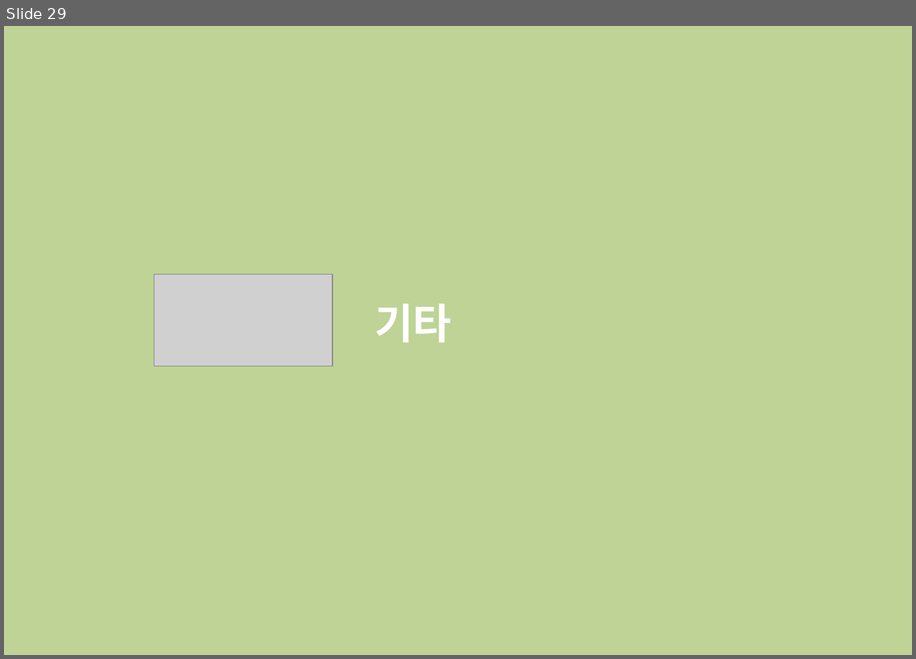
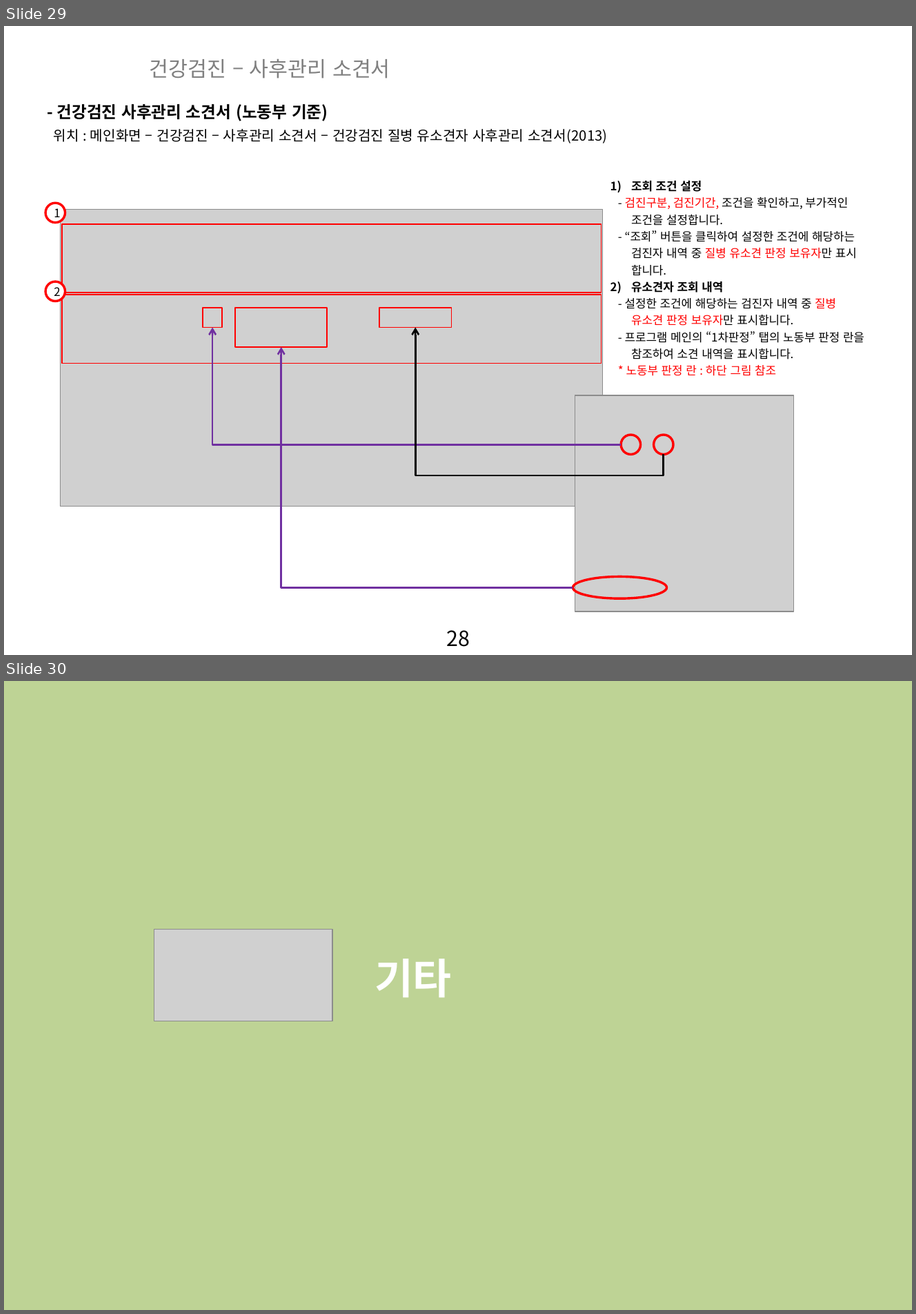
Before and after one commit to zooxop/ailiss_manual, a slide deck: manual/앨리스_매뉴얼_작업중.pptx. Shown one above the other, each under a label of ours: slide 29 before the commit, slides 29 and 30 after it. The pictures are 916x659 and 916x1314 pixels, drawn with LibreOffice and Linux fonts; fonts in the diff are those of the drawing; grey boxes stand for pictures; background and template pictures are left out. Boxes give left, top, right and bottom in pixels: in the first picture for what was removed or moved away, otherwise in the second. Text is boxed around its words. In the diff, an @@ line names an element or a change of style, - is before the commit and + after.

```diff
--- a/manual/앨리스_매뉴얼_작업중.pptx
+++ b/manual/앨리스_매뉴얼_작업중.pptx
@@ slide 29 added at (x1=4, y1=26, x2=912, y2=655), background picture (left out); not listed: 1 template element that a slide beside it also shows @@
@@ text added at (x1=150, y1=59, x2=390, y2=78), 18 pt, text #808080 @@
+건강검진 – 사후관리 소견서
@@ text added at (x1=57, y1=104, x2=328, y2=121), 14 pt, text #000000, bold @@
+- 건강검진 사후관리 소견서 (노동부 기준)
@@ text added at (x1=54, y1=129, x2=607, y2=143), 12 pt, text #000000 @@
+위치 : 메인화면 – 건강검진 – 사후관리 소견서 – 건강검진 질병 유소견자 사후관리 소견서(2013)
@@ ellipse added at (x1=45, y1=203, x2=64, y2=222), fill #FFFFFF, outline #FF0000 2 pt, 10 pt, text #000000 @@
+1
@@ picture added at (x1=60, y1=210, x2=603, y2=506) @@
@@ rectangle added at (x1=62, y1=224, x2=601, y2=292), outline #FF0000 1 pt @@
@@ ellipse added at (x1=45, y1=282, x2=64, y2=301), fill #FFFFFF, outline #FF0000 2 pt, 10 pt, text #000000 @@
+2
@@ rectangle added at (x1=62, y1=294, x2=601, y2=363), outline #FF0000 1 pt @@
@@ rectangle added at (x1=203, y1=308, x2=222, y2=327), outline #FF0000 1 pt @@
@@ rectangle added at (x1=235, y1=308, x2=327, y2=347), outline #FF0000 1 pt @@
@@ rectangle added at (x1=379, y1=308, x2=452, y2=327), outline #FF0000 1 pt @@
@@ elbow arrow added from (621, 444) to (213, 327), #7030A0 1.5 pt @@
@@ elbow arrow added from (664, 454) to (416, 327), #000000 1.5 pt @@
@@ elbow arrow added from (573, 588) to (281, 347), #7030A0 1.5 pt @@
@@ group added at (x1=573, y1=181, x2=864, y2=611): 3 ellipses, 1 text, 1 picture @@
+1) 조회 조건 설정
+- 검진구분, 검진기간, 조건을 확인하고, 부가적인
+조건을 설정합니다.
+- “조회” 버튼을 클릭하여 설정한 조건에 해당하는
+검진자 내역 중 질병 유소견 판정 보유자만 표시
+합니다.
+2) 유소견자 조회 내역
+- 설정한 조건에 해당하는 검진자 내역 중 질병
+유소견 판정 보유자만 표시합니다.
+- 프로그램 메인의 “1차판정” 탭의 노동부 판정 란을 참조하여 소견 내역을 표시합니다.
+* 노동부 판정 란 : 하단 그림 참조
@@ what was slide 29 is now slide 30 @@
```
Also in this commit, not shown: 4 slides changed, 1 other slide added, 1 slide removed.
